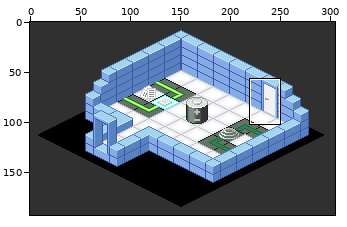
A sprite sheet gets an edit: trunk/images/levelshots/9-0.png. Above, an overview of the earlier version with the close-up marked.
Close-up. The starting point:
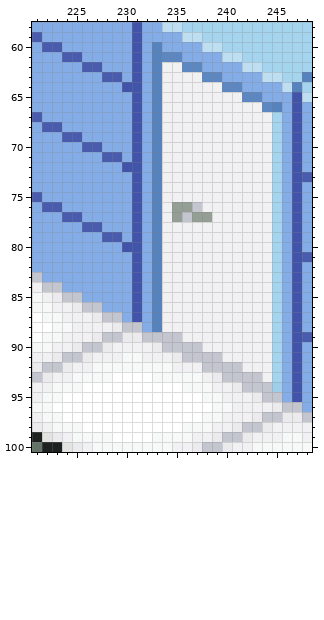
The file is 305x193 pixels. Colours within 5 levels of each other are drawn and written as one. Shown: x 221..248, y 58..100.
The result:
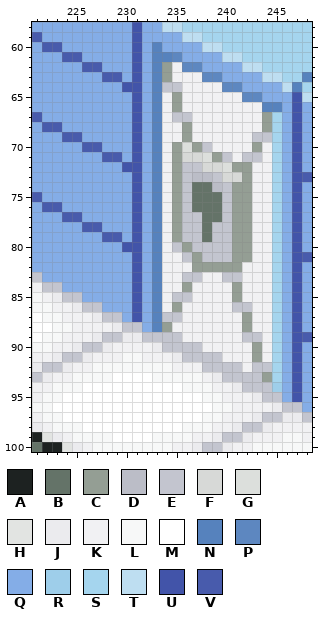
Palette (. is transparent): A #1d2221  B #647368  C #949e94  D #bbbdc7  E #c3c5cf  F #d7d9d7  G #dcdfdc  H #e2e4e2  J #ebebee  K #f1f1f3  L #f7f8f8  M #ffffff  N #5682bd  P #5d87c0  Q #84ade7  R #9eceea  S #a5d5ee  T #bedef1  U #4254a9  V #485bac
The exact change:
y 61: x 234 P -> N
y 62..63: x 234 K -> C
y 64: x 234..235 KK -> EE
y 65: x 235 K -> C
y 66: x 235 K -> C; x 244 P -> N
y 67: x 235..236 KK -> EE; x 244 K -> C
y 68: x 236 K -> C; x 244 K -> C
y 69: x 236 K -> C; x 243..244 KK -> EE
y 70: x 235..238 KKKK -> CGCE; x 243 K -> C
y 71: x 235..240 KKKKKK -> CFFGCE; x 242..243 KK -> EE
y 72: x 235..242 KKKKKKKK -> CEEFFGCC
y 73: x 235..242 KKKKKKKK -> CEDDEFFC
y 74: x 235..242 KKKKKKKK -> CEBBDECC
y 75: x 235..242 KKKKKKKK -> CEBBBECC
y 76: x 236..242 CEKKKKK -> EBBBECC
y 77: x 237..242 CCKKKK -> EBBECC
y 78..79: x 235..242 KKKKKKKK -> CEEBEECC
y 80: x 235..242 KKKKKKKK -> ECEEEECC
y 81: x 236..242 KKKKKKK -> ECEEECC
y 82: x 237..241 KKKKK -> CCCCC
y 83: x 236..237 KK -> EE; x 240..241 KK -> EE
y 84: x 236 K -> C; x 241 K -> C
y 85: x 235..236 KK -> EE; x 241 K -> C
y 86: x 235 K -> C; x 241..242 KK -> EE
y 87: x 234..235 KK -> EE; x 242 K -> C
y 88: x 234 K -> C; x 242 K -> C
y 89: x 242..243 KK -> EE
y 90..91: x 243 K -> C
y 92: x 243..244 KK -> EE
y 93: x 244 K -> C
